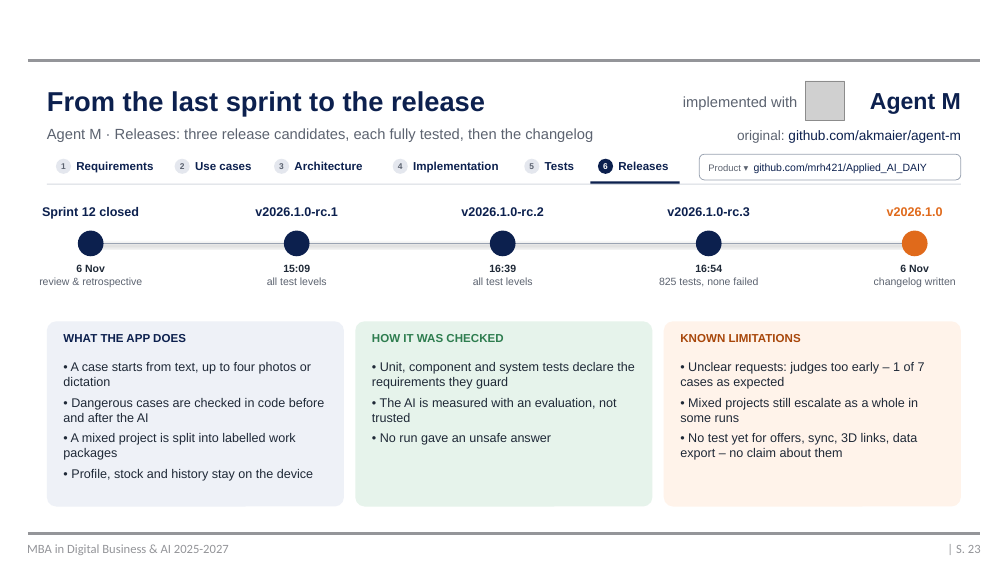
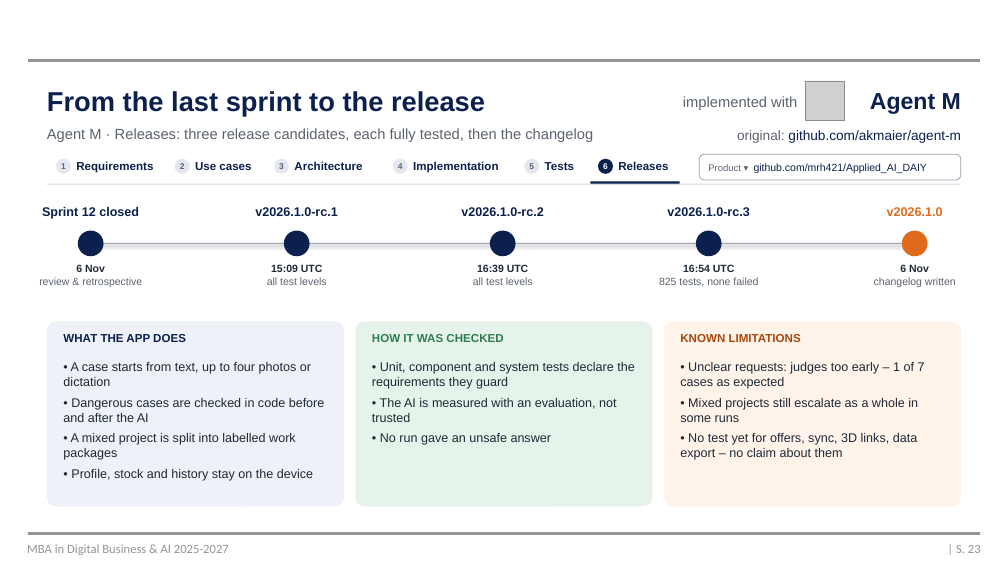
Before and after one commit to mrh421/Applied_AI_DAIY, a slide deck: slide 23 of presentation/DAIY_presentation_v6.pptx. Drawn at 1008x567 pixels with LibreOffice and Linux fonts; fonts in the diff are those of the drawing; grey boxes stand for pictures; background and template pictures are left out. Boxes give left, top, right and bottom in pixels: in the first picture for what was removed or moved away, otherwise in the second. Text is boxed around its words. In the diff, an @@ line names an element or a change of style, - is before the commit and + after.

```diff
--- a/presentation/DAIY_presentation_v6.pptx
+++ b/presentation/DAIY_presentation_v6.pptx
@@ text at <box>271,264,323,272</box>: text changed @@
-15:09
+15:09 UTC
@@ text at <box>477,264,529,272</box>: text changed @@
-16:39
+16:39 UTC
@@ text at <box>683,264,735,272</box>: text changed @@
-16:54
+16:54 UTC
```
Also in this commit, not shown: 8 other slides changed, 1 slide added.
